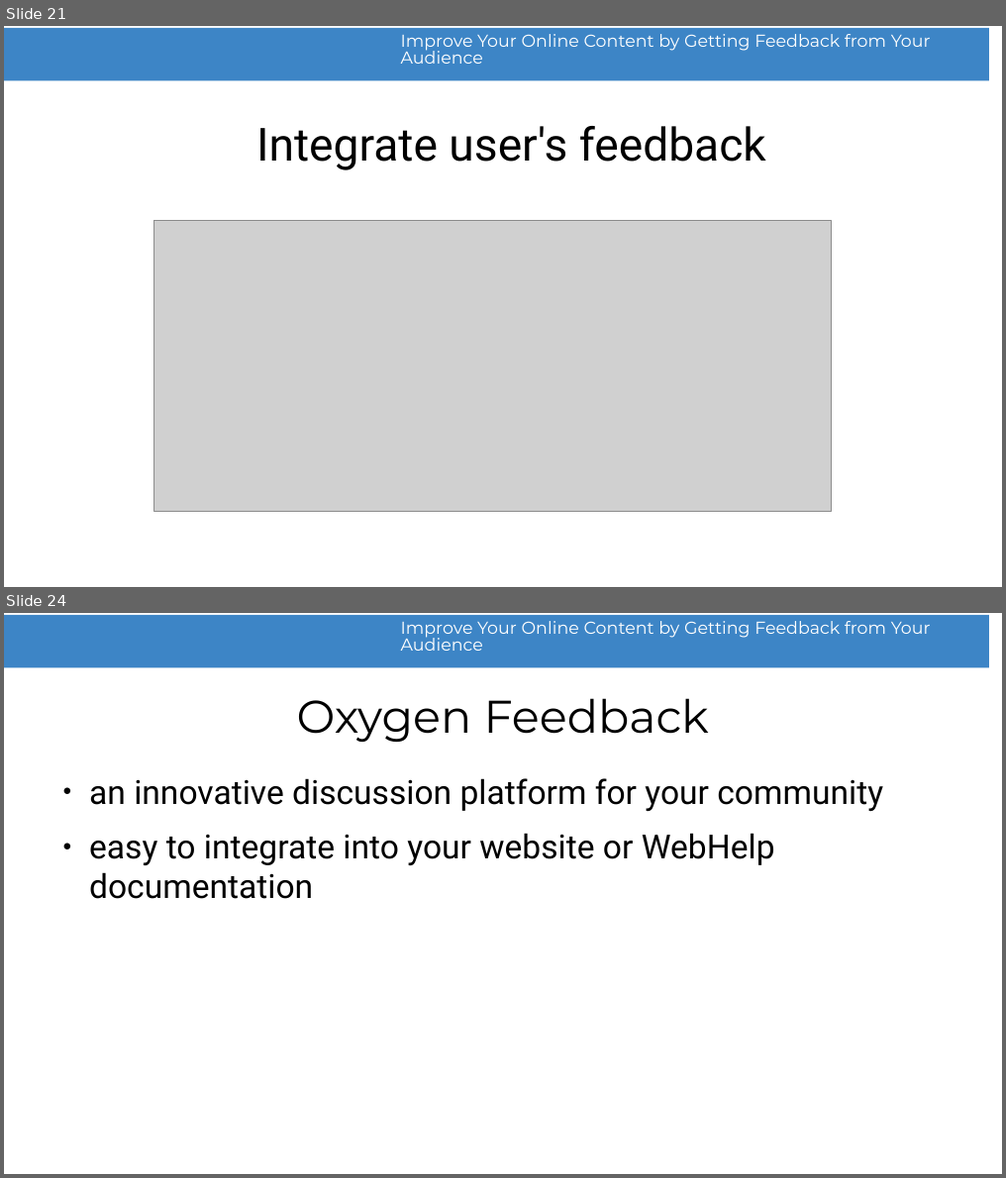
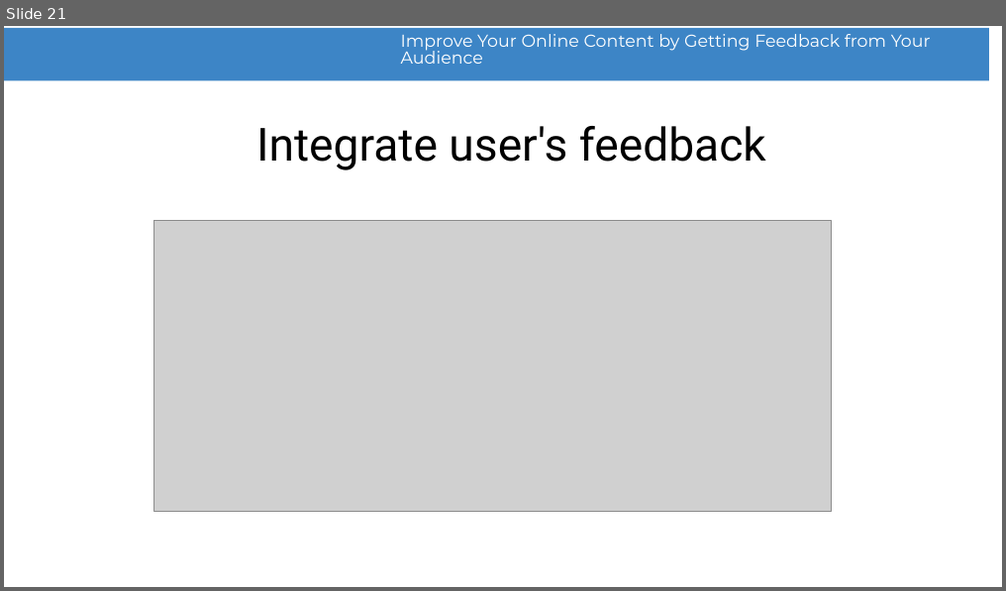
Before and after one commit to radu-pisoi/feedback-presentation, a slide deck: presentation/feedback-demo.odp. Shown one above the other, each under a label of ours: slides 21 and 24 before the commit, slide 21 after it; the slides between them are not shown. The pictures are 1006x1178 and 1006x591 pixels, drawn with LibreOffice and Linux fonts; fonts in the diff are those of the drawing; grey boxes stand for pictures; background and template pictures are left out. Boxes give left, top, right and bottom in pixels: in the first picture for what was removed or moved away, otherwise in the second. Text is boxed around its words. In the diff, an @@ line names an element or a change of style, - is before the commit and + after.

Commit message:
Feedback discussions

```diff
--- a/presentation/feedback-demo.odp
+++ b/presentation/feedback-demo.odp
@@ slide 24 removed at box(4, 613, 1002, 1174), background #FFFFFF; not listed: 2 template elements that a slide beside it also shows @@
@@ title removed at box(297, 698, 709, 743) @@
-Oxygen Feedback
@@ text removed at box(89, 778, 883, 899) @@
-● an innovative discussion platform for your community
-● easy to integrate into your website or WebHelp documentation
```
Also in this commit, not shown: 1 slide changed, 4 slides added, 3 other slides removed.
